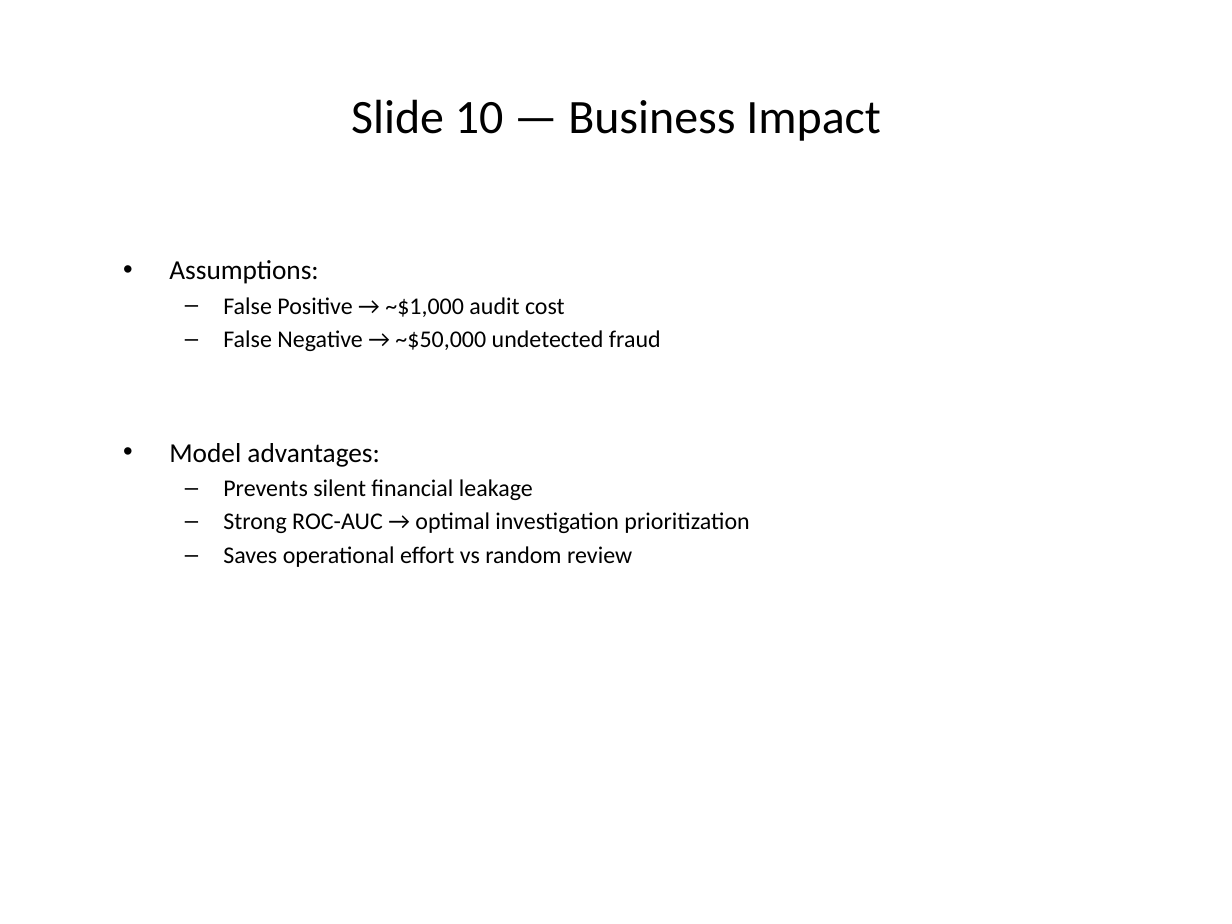
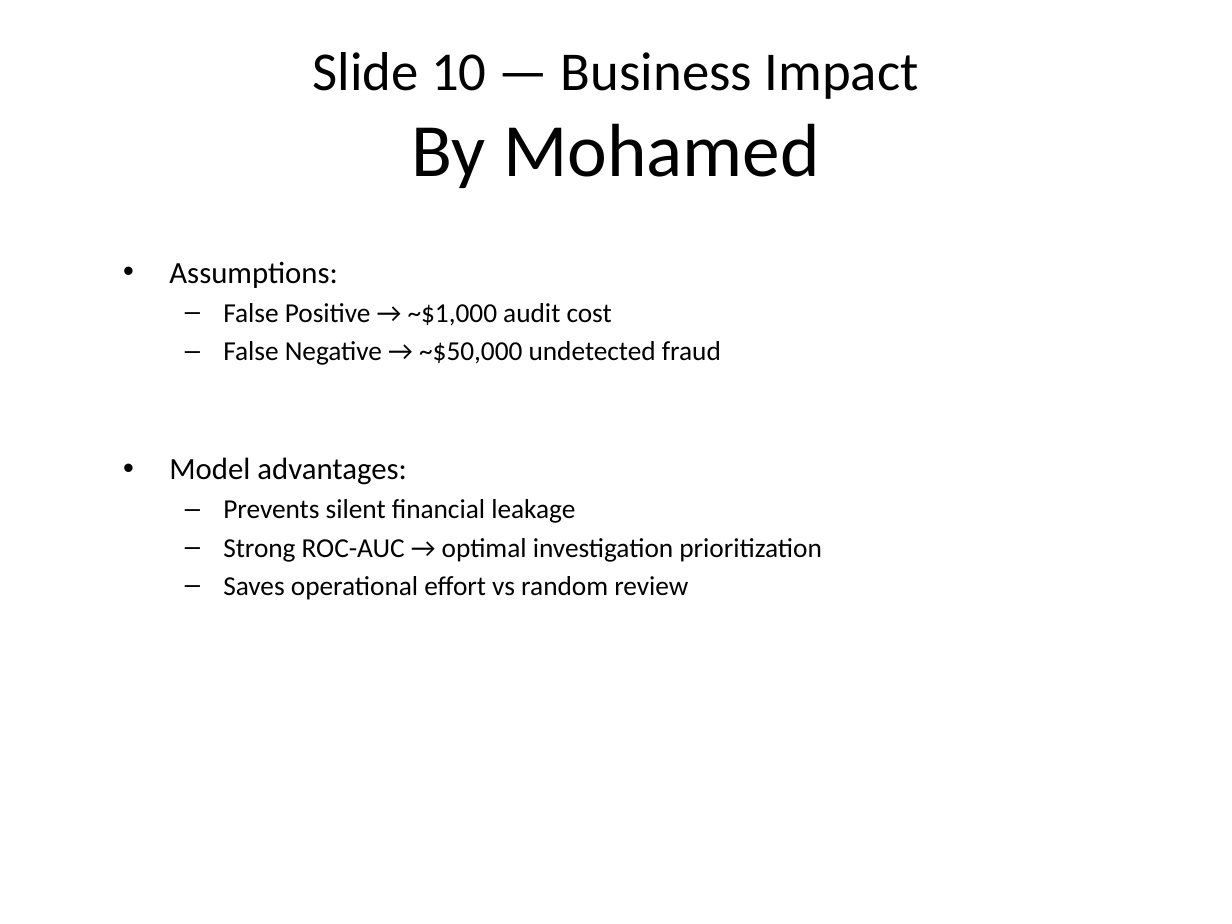
Before and after one commit to mohamedosamaa428/fraud_detection_project, a slide deck: slide 11 of reports/presentation.pptx. Drawn at 1232x924 pixels with LibreOffice and Linux fonts; fonts in the diff are those of the drawing. Boxes give left, top, right and bottom in pixels: in the first picture for what was removed or moved away, otherwise in the second. Text is boxed around its words. In the diff, an @@ line names an element or a change of style, - is before the commit and + after.

```diff
--- a/reports/presentation.pptx
+++ b/reports/presentation.pptx
@@ title at [312,52,919,99]: size 28 to 32 pt in "Slide 10 — Business Impact" @@
@@ title at [412,123,820,188]: paragraph added @@
+By Mohamed
@@ text "Assumptions:" at [169,261,822,600]: size 16 to 18 pt in "Assumptions:", "Model advantages:"; size 14 to 16 pt in "False Positive → ~$1,000 audit cost", "False Negative → ~$50,000 undetected fraud", "Prevents silent financial leakage", "Strong ROC-AUC → optimal investigation prioritization" and 1 more places @@
```
Also in this commit, not shown: 12 other slides changed, 1 other file.
